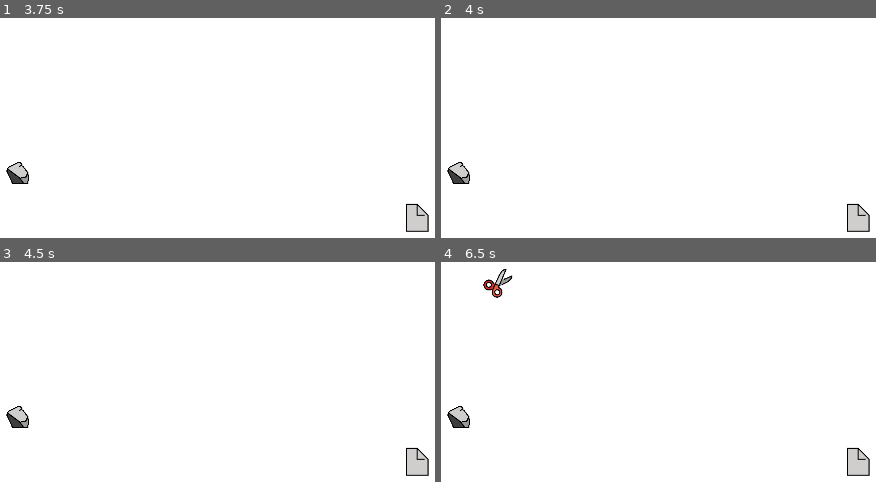
Above: before the commit, frames 1-4 (two rows, left to right).
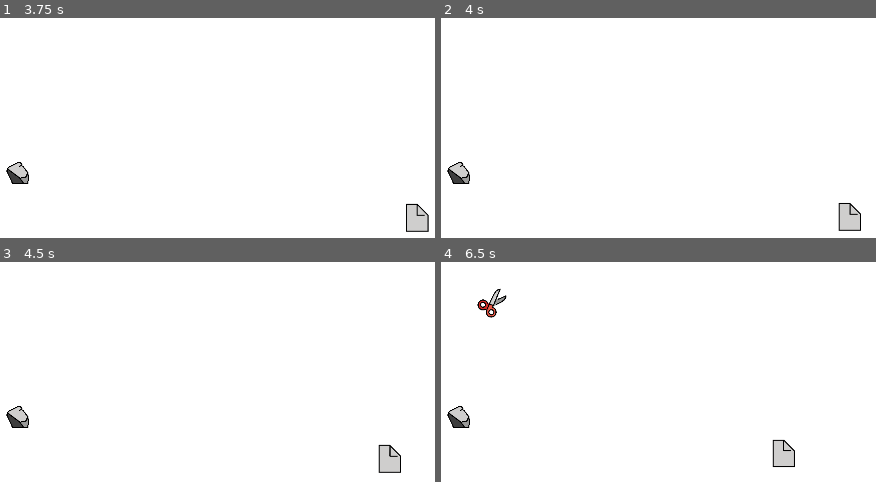
Above: after the commit, the same moments.

Repository: EthanDenny/RockPaperScissors
Game: Godot game, scene res://Main.tscn
Two runs of this game, one before a commit and one after it. Both use one fixed random seed, a clock stepped at 60 frames per second and the inputs below.
Inputs (mouse positions are in pixels of both pictures, inside the frame that each line leads up to):
- Up to frame 1 (3.75 s): tap Enter at 0.5, 2, 3.5 s; move the mouse to (352, 128) at 0.52 s; right-click (352, 128) at 0.6 s; tap Space at 1.25, 2.75 s; move the mouse to (17, 172) at 1.27 s; click (17, 172) at 1.35 s; right-click (17, 172) at 1.55 s; move the mouse to (256, 51) at 2.02 s; right-click (256, 51) at 2.1 s; move the mouse to (outside the picture) at 2.77 s; right-click (outside the picture) at 2.85 s; move the mouse to (417, 218) at 3.52 s; click (417, 218) at 3.6 s
- Up to frame 2 (4 s): right-click (858, 218) at 3.8 s
- Up to frame 3 (4.5 s): move the mouse to (outside the picture) at 4.27 s; right-click (outside the picture) at 4.35 s
- Up to frame 4 (6.5 s): tap Space at 5 s; move the mouse to (658, 394) at 5.02 s; right-click (658, 394) at 5.1 s; move the mouse to (497, 281) at 5.77 s; click (497, 281) at 5.85 s; right-click (497, 281) at 6.05 s

Frame 1 is identical in both runs. In frame 2, 0.7% of the frame differs, in the area x 91-99%, y 84-98%; in frame 3, 1.2%; in frame 4, 1.9%, in the area x 8-99%, y 3-98%.

Commit message:
Added pause function
Right clicking will now toggle the simulation, which is paused by default

Diff:
--- a/Main.gd
+++ b/Main.gd
@@ -1,5 +1,7 @@
 extends Node2D
 
+
+export var movement_speed = 1
 
 var hands = [
 	"res://Scenes/Paper.tscn",
@@ -15,6 +17,12 @@
 		var new_hand = load(hands[0]).instance()
 		new_hand.position = get_global_mouse_position()
 		add_child(new_hand)
+	if Input.is_action_just_pressed("toggle_simulate"):
+		for child in get_children():
+			if child.speed > 0:
+				child.speed = 0
+			else:
+				child.speed = movement_speed
 
 
 func nearest(hand, ids : Array):
--- a/Main.tscn
+++ b/Main.tscn
@@ -4,3 +4,4 @@
 
 [node name="Main" type="Node2D"]
 script = ExtResource( 1 )
+movement_speed = 2
--- a/Scripts/Hand.gd
+++ b/Scripts/Hand.gd
@@ -21,13 +21,14 @@
 		var velocity = position.direction_to(target.position) * speed
 		position += velocity
 
-	for body in $Area2D.get_overlapping_areas():
-		var hand = body.get_parent()
-		if hand.type_id != type_id:
-			if hand.type_id in prey_ids:
-				eat(hand)
-			if hand.type_id in predator_ids:
-				hand.eat(self)
+	if speed > 0:
+		for body in $Area2D.get_overlapping_areas():
+			var hand = body.get_parent()
+			if hand.type_id != type_id:
+				if hand.type_id in prey_ids:
+					eat(hand)
+				if hand.type_id in predator_ids:
+					hand.eat(self)
 
 
 func eat(hand):
